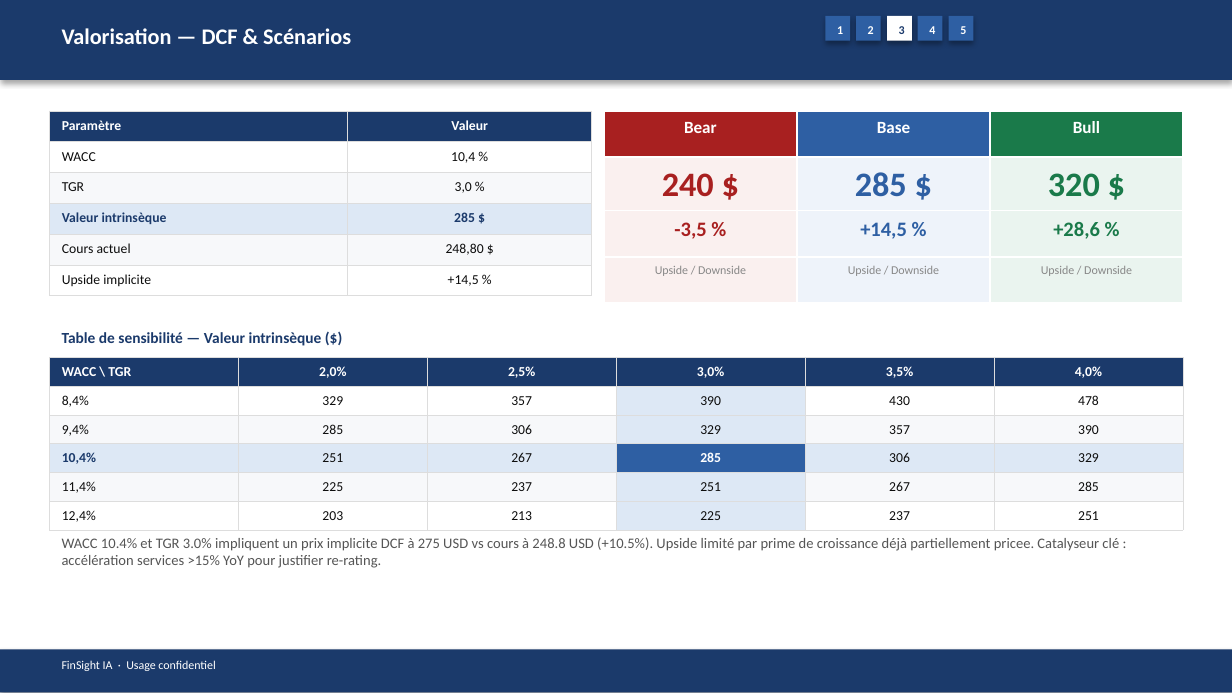
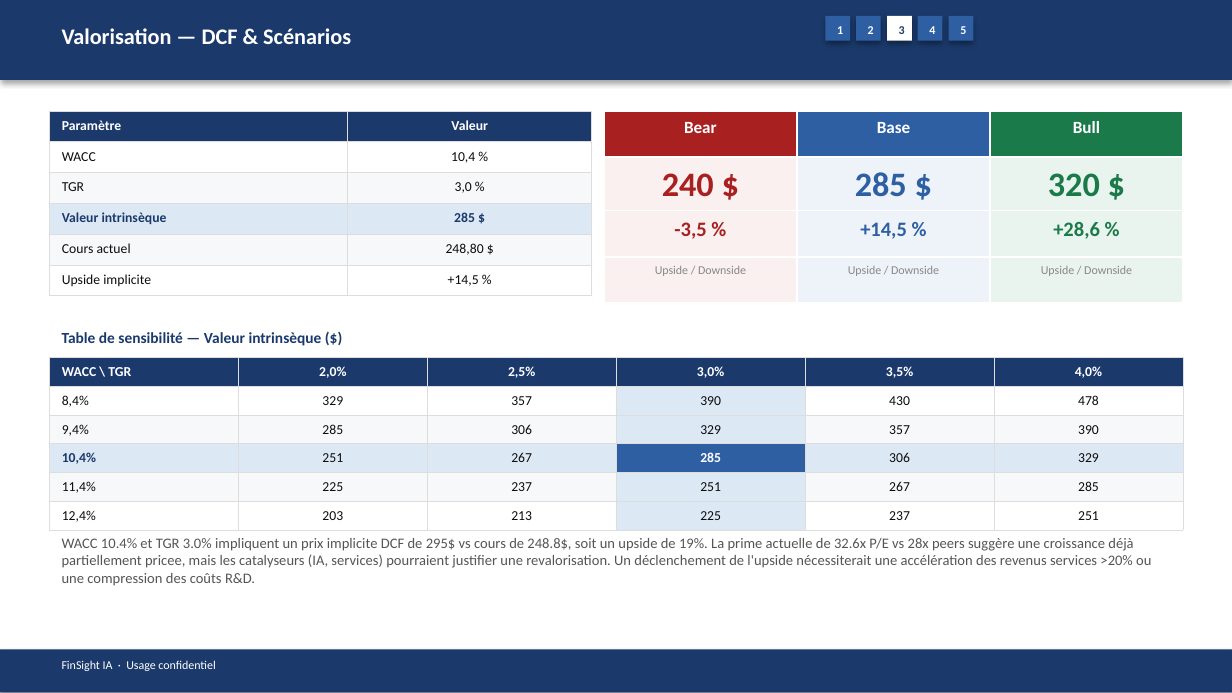
Before and after one commit to baptistejeh07-art/finsight-ia, a slide deck: slide 12 of preview/AAPL/AAPL_pitchbook.pptx. Drawn at 1232x693 pixels with LibreOffice and Linux fonts; fonts in the diff are those of the drawing. Boxes give left, top, right and bottom in pixels: in the first picture for what was removed or moved away, otherwise in the second. Text is boxed around its words. In the diff, an @@ line names an element or a change of style, - is before the commit and + after.

```diff
--- a/preview/AAPL/AAPL_pitchbook.pptx
+++ b/preview/AAPL/AAPL_pitchbook.pptx
@@ text at <box>62,538,1151,586</box>: text changed @@
-WACC 10.4% et TGR 3.0% impliquent un prix implicite DCF à 275 USD vs cours à 248.8 USD (+10.5%). Upside limité par prime de croissance déjà partiellement pricee. Catalyseur clé : accélération services >15% YoY pour justifier re-rating.
+WACC 10.4% et TGR 3.0% impliquent un prix implicite DCF de 295$ vs cours de 248.8$, soit un upside de 19%. La prime actuelle de 32.6x P/E vs 28x peers suggère une croissance déjà partiellement pricee, mais les catalyseurs (IA, services) pourraient justifier une revalorisation. Un déclenchement de l'upside nécessiterait une accélération des revenus services >20% ou une compression des coûts R&D.
```
Also in this commit, not shown: 13 other slides changed, 4 other files.
